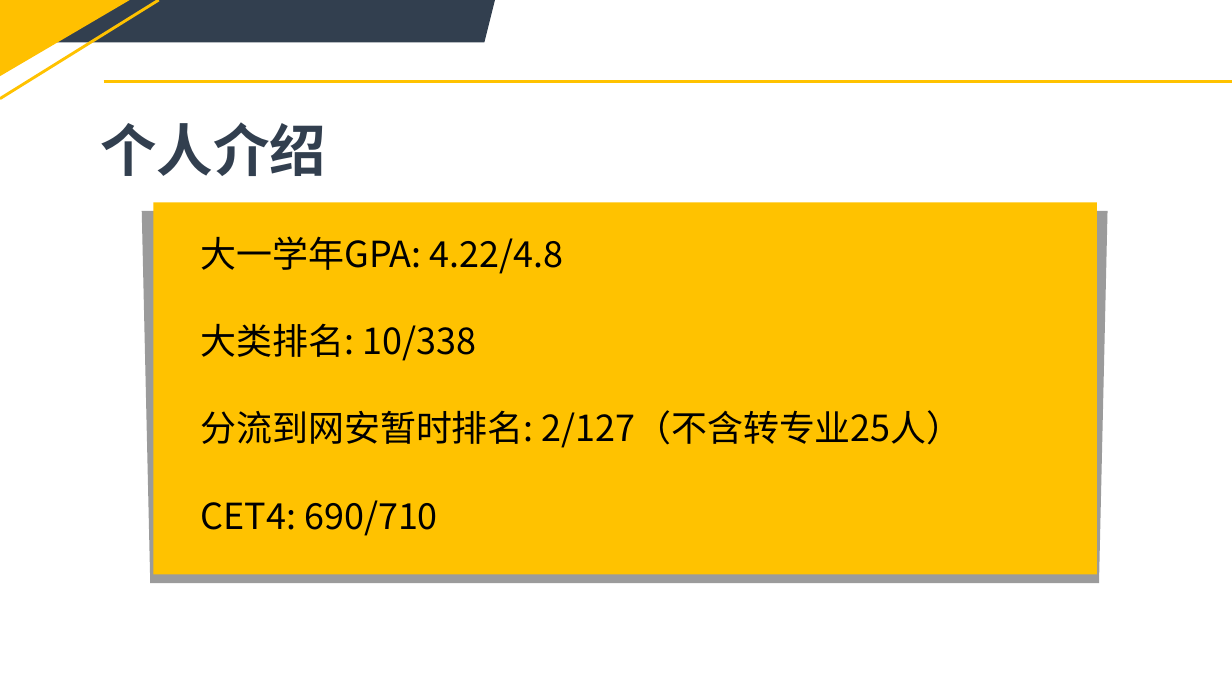
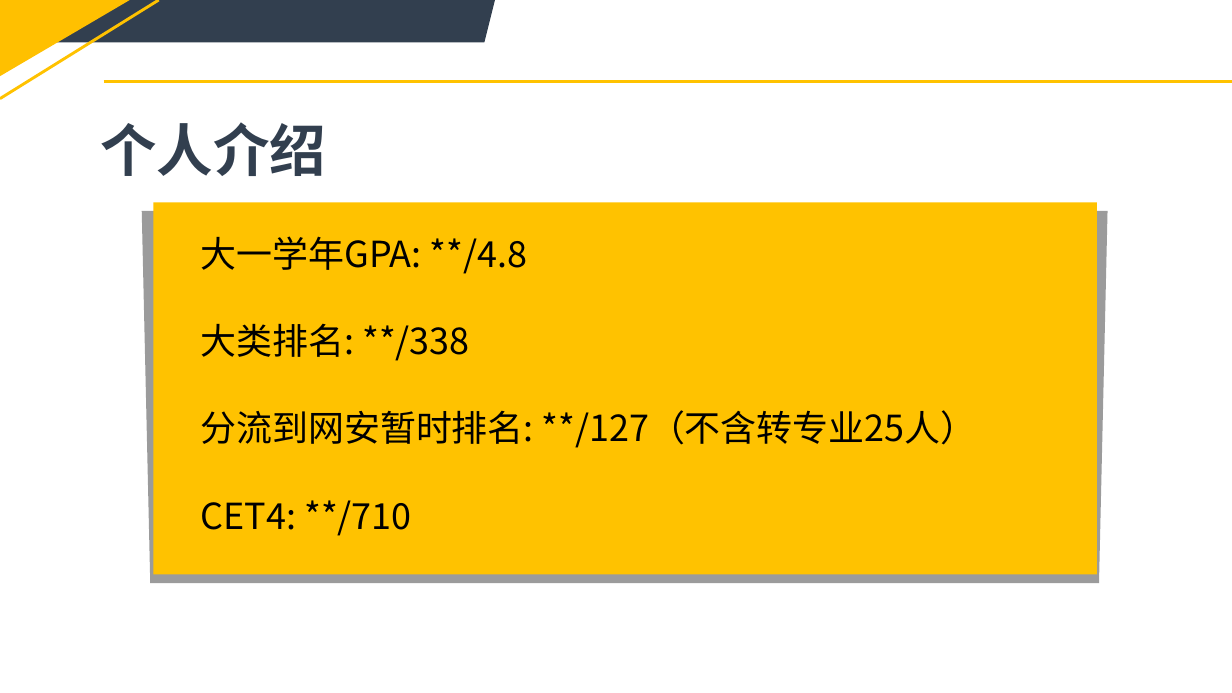
Before and after one commit to Lordog/InformationToYoungsters, a slide deck: slide 2 of 经验分享袁童鑫orz.pptx. Drawn at 1232x693 pixels with LibreOffice and Linux fonts; fonts in the diff are those of the drawing. Boxes give left, top, right and bottom in pixels: in the first picture for what was removed or moved away, otherwise in the second. Text is boxed around its words. In the diff, an @@ line names an element or a change of style, - is before the commit and + after.

```diff
--- a/经验分享袁童鑫orz.pptx
+++ b/经验分享袁童鑫orz.pptx
@@ text at (201, 236, 976, 536): text changed @@
-大一学年GPA: 4.22/4.8
-大类排名: 10/338
-分流到网安暂时排名: 2/127（不含转专业25人）
-CET4: 690/710
+大一学年GPA: **/4.8
+大类排名: **/338
+分流到网安暂时排名: **/127（不含转专业25人）
+CET4: **/710
```
